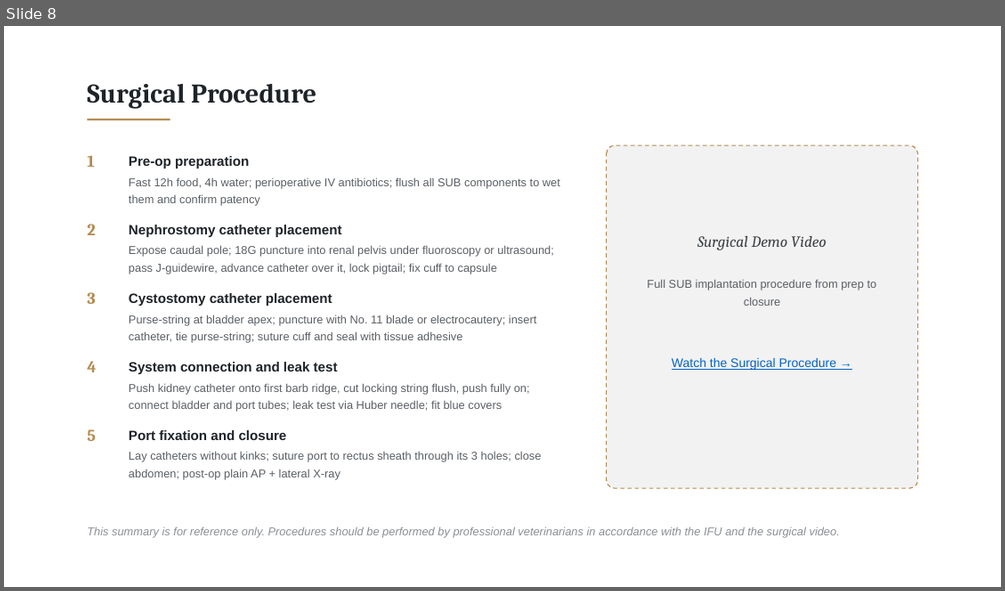
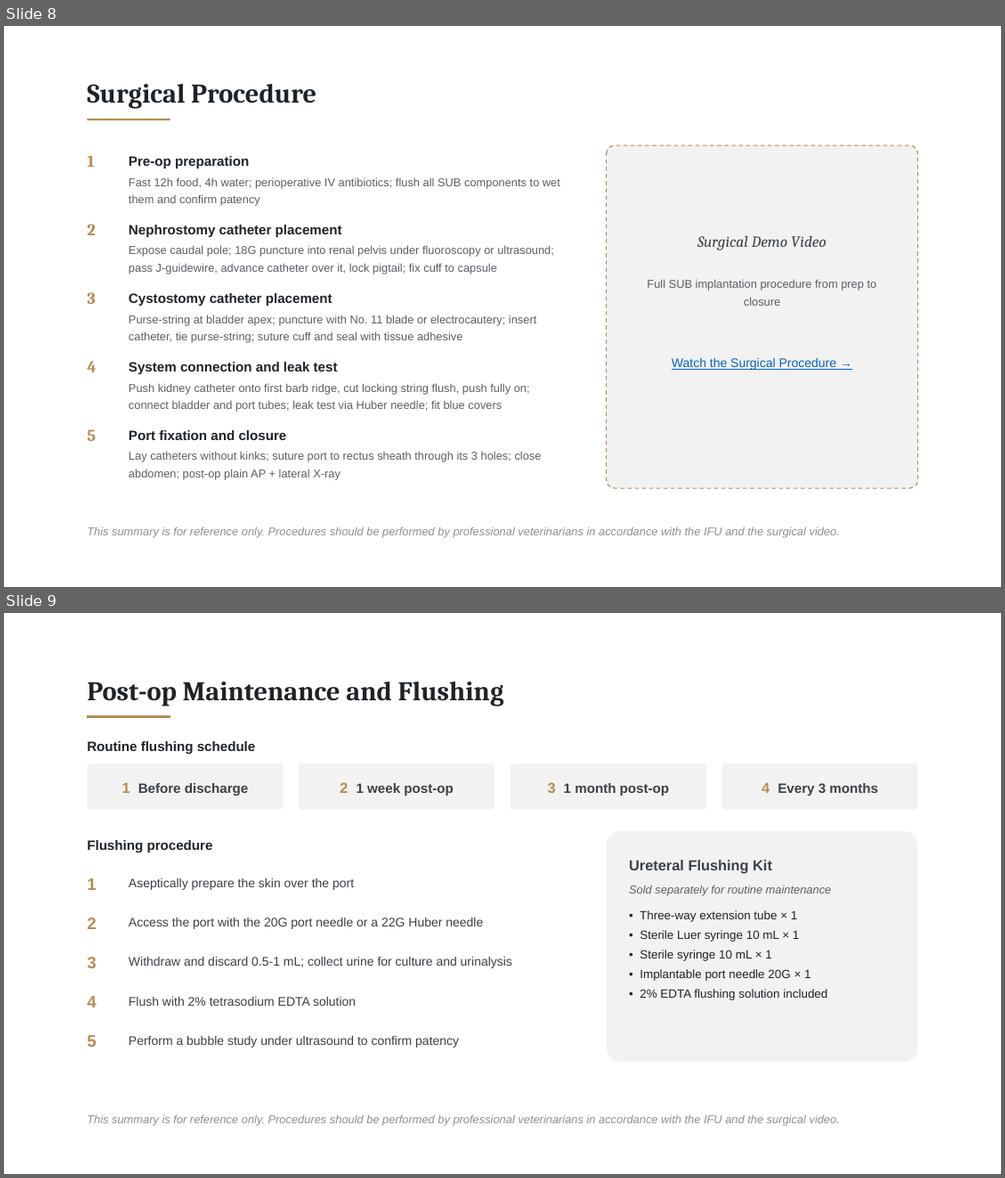
Before and after one commit to pikrosart-jpg/Material, a slide deck: Feline_SUB_System_Introduction_v72.pptx. Shown one above the other, each under a label of ours: slide 8 before the commit, slides 8 and 9 after it. The pictures are 1005x591 and 1005x1178 pixels, drawn with LibreOffice and Linux fonts; fonts in the diff are those of the drawing. Boxes give left, top, right and bottom in pixels: in the first picture for what was removed or moved away, otherwise in the second. Text is boxed around its words. In the diff, an @@ line names an element or a change of style, - is before the commit and + after.

```diff
--- a/Feline_SUB_System_Introduction_v72.pptx
+++ b/Feline_SUB_System_Introduction_v72.pptx
@@ slide 9 added at (x1=4, y1=613, x2=1001, y2=1174), background #FFFFFF @@
@@ text added at (x1=87, y1=682, x2=504, y2=706), 26 pt, text #1E2328, bold @@
+Post-op Maintenance and Flushing
@@ line added from (87, 717) to (170, 717), #B48C50 2 pt @@
@@ text added at (x1=87, y1=741, x2=256, y2=754), 13 pt, text #1E2328, bold @@
+Routine flushing schedule
@@ rounded rectangle added at (x1=87, y1=763, x2=283, y2=809), fill #F2F2F2, 13 pt, text #3C4146, bold @@
+1 Before discharge
@@ rounded rectangle added at (x1=299, y1=763, x2=494, y2=809), fill #F2F2F2, 13 pt, text #3C4146, bold @@
+2 1 week post-op
@@ rounded rectangle added at (x1=510, y1=763, x2=706, y2=809), fill #F2F2F2, 13 pt, text #3C4146, bold @@
+3 1 month post-op
@@ rounded rectangle added at (x1=722, y1=763, x2=918, y2=809), fill #F2F2F2, 13 pt, text #3C4146, bold @@
+4 Every 3 months
@@ text added at (x1=87, y1=840, x2=213, y2=852), 13 pt, text #1E2328, bold @@
+Flushing procedure
@@ rounded rectangle added at (x1=607, y1=831, x2=919, y2=1062), fill #F2F2F2, 11.5 pt, text #1E2328 @@
+Ureteral Flushing Kit
+Sold separately for routine maintenance
+• Three-way extension tube × 1
+• Sterile Luer syringe 10 mL × 1
+• Sterile syringe 10 mL × 1
+• Implantable port needle 20G × 1
+• 2% EDTA flushing solution included
@@ text added at (x1=87, y1=878, x2=96, y2=890), 16 pt, text #B48C50, bold @@
+1
@@ text added at (x1=129, y1=878, x2=354, y2=890), 12 pt, text #3A3F44 @@
+Aseptically prepare the skin over the port
@@ text added at (x1=87, y1=917, x2=96, y2=929), 16 pt, text #B48C50, bold @@
+2
@@ text added at (x1=129, y1=917, x2=483, y2=929), 12 pt, text #3A3F44 @@
+Access the port with the 20G port needle or a 22G Huber needle
@@ text added at (x1=87, y1=957, x2=96, y2=968), 16 pt, text #B48C50, bold @@
+3
@@ text added at (x1=129, y1=957, x2=512, y2=968), 12 pt, text #3A3F44 @@
+Withdraw and discard 0.5-1 mL; collect urine for culture and urinalysis
@@ text added at (x1=87, y1=996, x2=96, y2=1007), 16 pt, text #B48C50, bold @@
+4
@@ text added at (x1=129, y1=997, x2=356, y2=1005), 12 pt, text #3A3F44 @@
+Flush with 2% tetrasodium EDTA solution
@@ text added at (x1=87, y1=1035, x2=96, y2=1046), 16 pt, text #B48C50, bold @@
+5
@@ text added at (x1=129, y1=1036, x2=459, y2=1047), 12 pt, text #3A3F44 @@
+Perform a bubble study under ultrasound to confirm patency
@@ text added at (x1=87, y1=1115, x2=840, y2=1126), 11 pt, text #8A8F94, italic @@
+This summary is for reference only. Procedures should be performed by professional veterinarians in accordance with the IFU and the surgical video.
```
Also in this commit, not shown: 2 other slides added.
